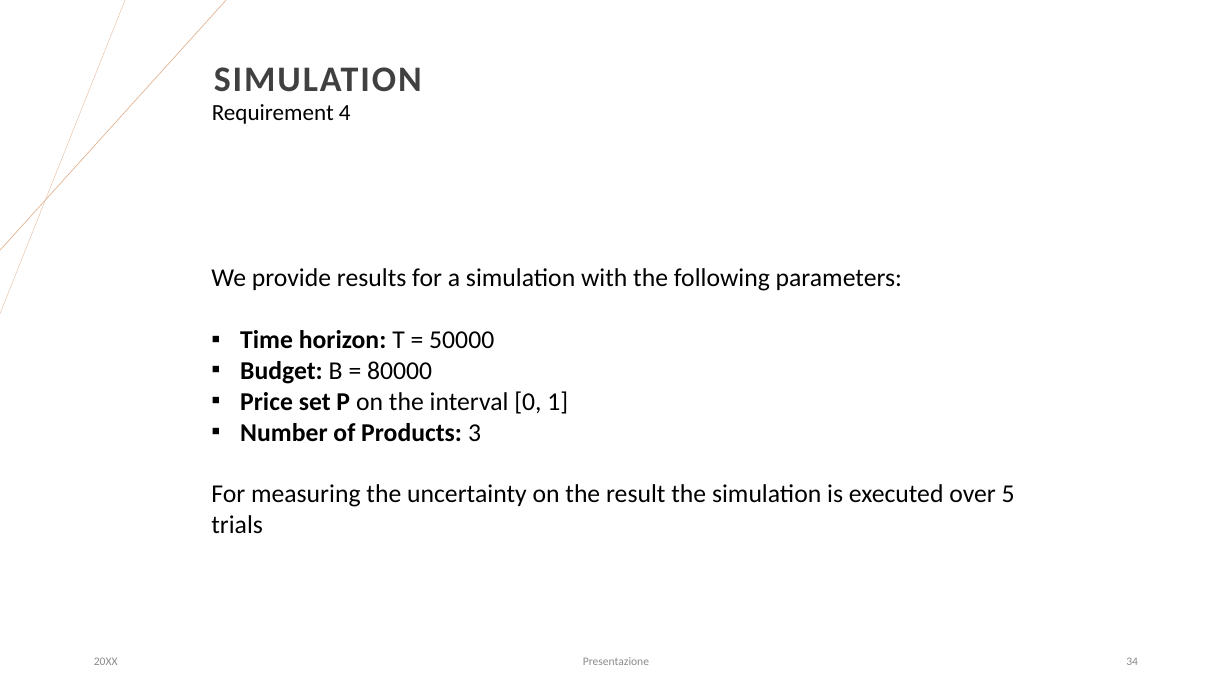
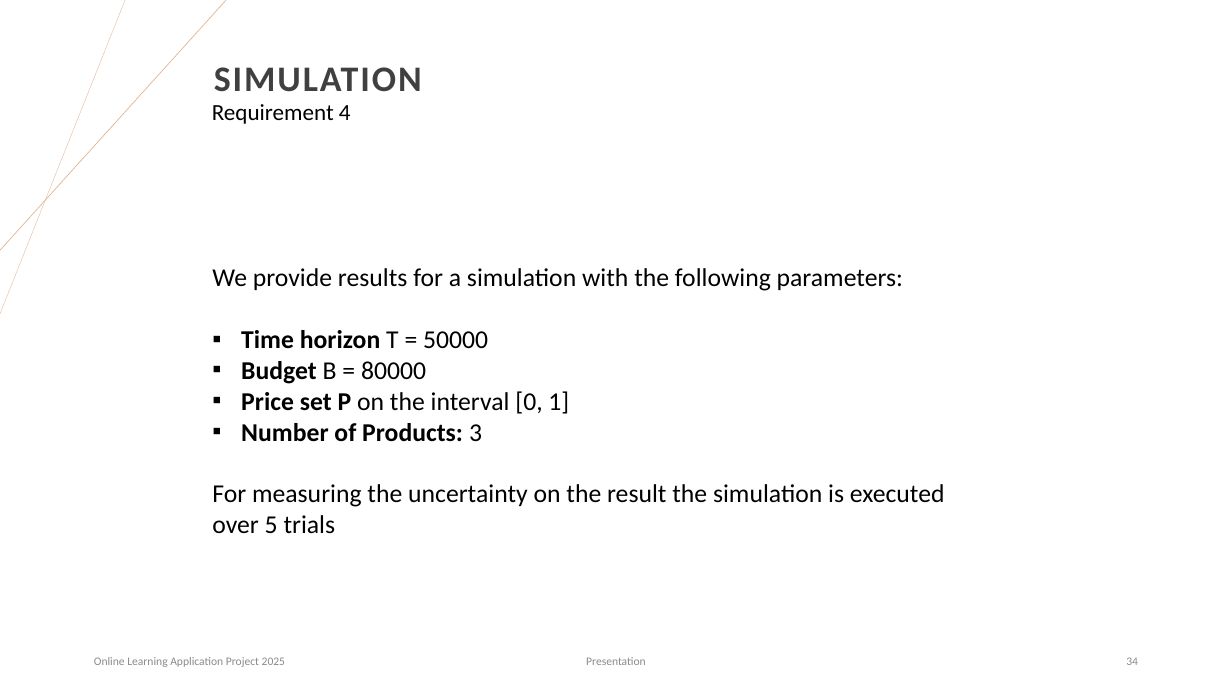
Before and after one commit to matteopasqual02/OLA-2025-project, a slide deck: slide 34 of OLA_Project.pptx. Drawn at 1232x693 pixels with LibreOffice and Linux fonts; fonts in the diff are those of the drawing. Boxes give left, top, right and bottom in pixels: in the first picture for what was removed or moved away, otherwise in the second. Text is boxed around its words. In the diff, an @@ line names an element or a change of style, - is before the commit and + after.

```diff
--- a/OLA_Project.pptx
+++ b/OLA_Project.pptx
@@ text at (241,330,488,384): text changed @@
-▪ Time horizon: T = 50000
-▪ Budget: B = 80000
+▪ Time horizon T = 50000
+▪ Budget B = 80000
@@ text at (94,657,285,667): text changed @@
-20XX
+Online Learning Application Project 2025
@@ text at (586,657,646,665): text changed @@
-Presentazione
+Presentation
```
Also in this commit, not shown: 35 other slides changed, 2 slides added, 1 other file.
